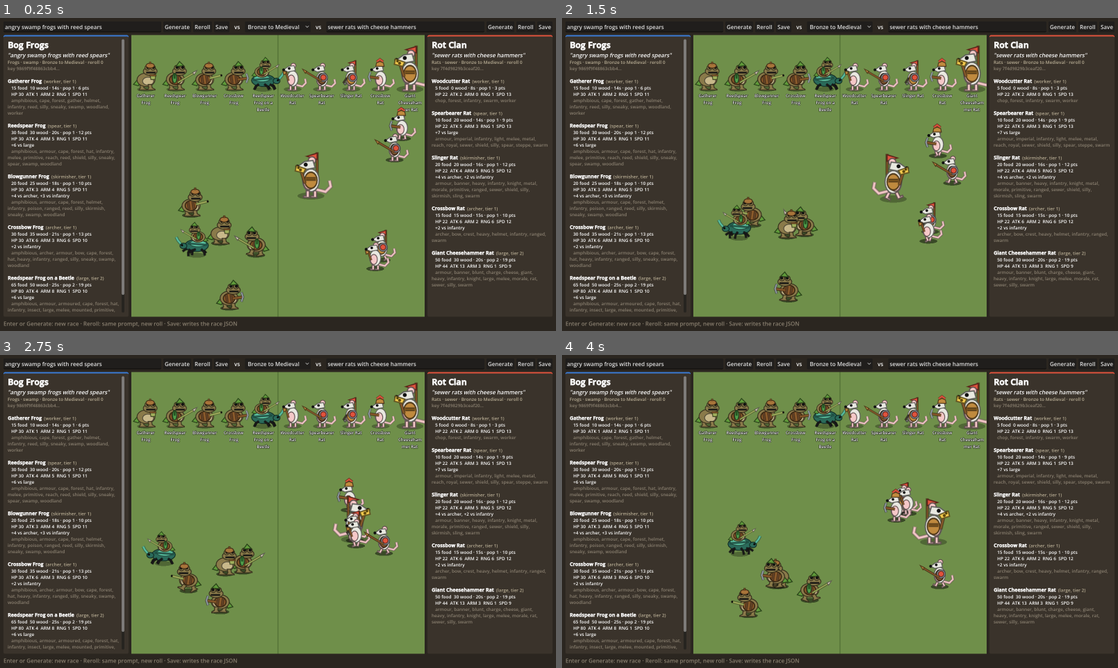
Above: before the commit, frames 1-4 (two rows, left to right).
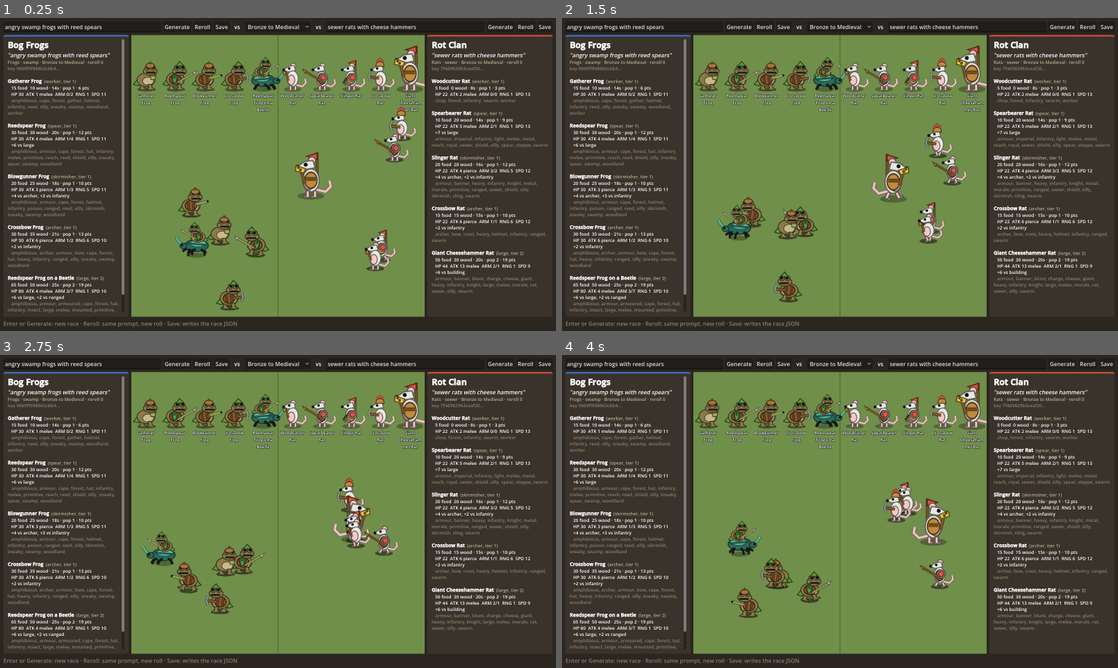
Above: after the commit, the same moments.

Repository: Casaide/age-of-anything
Game: Godot game, scene res://scenes/race_lab.tscn
Same seed, same stepped clock (60 frames per second), same inputs: the game is played once before the commit and once after it.
Inputs (mouse positions are in pixels of both pictures, inside the frame that each line leads up to):
- Up to frame 1 (0.25 s): no input
- Up to frame 2 (1.5 s): tap Enter at 0.5 s; move the mouse to (962, 158) at 0.52 s; hold D 0.53-1.25 s; tap Z at 0.6 s; click (962, 158) at 0.67 s; tap Space at 0.77, 1.07 s; drag from (728, 190) to (812, 237) at 1.27 s
- Up to frame 3 (2.75 s): move the mouse to (333, 442) at 2.02 s; hold D from 2.03 s (still down); tap F at 2.1 s
- Up to frame 4 (4 s): release D at 2.75 s; drag from (812, 574) to (673, 464) at 2.77 s; move the mouse to (1006, 558) at 3.52 s; hold A from 3.53 s (still down); tap 1 at 3.6 s; tap Space at 3.77 s

The runs differ from the first frame. In frame 1, 1.2% of the frame differs, in the area x 6-97%, y 23-91%; in frame 2, 1.2%; in frame 3, 1.2%; in frame 4, 1.2%.

Commit message:
Combat data: armour classes, damage types; leafier bug bushes
Parts carry armour per class ({melee, pierce, ...}), ranged weapons deal
pierce damage, blunt weapons get a building bonus, mount bodies a bonus
against ranged units; buildings get armour; rules gain a combat block.
Pricing sums armour and bonus per class. Bug bushes are clusters of
shaded leafy clumps with bugs on the sunny side.

Co-Authored-By: Claude Opus 5.5 <noreply@anthropic.com>

Diff:
--- a/data/buildings.json
+++ b/data/buildings.json
@@ -16,7 +16,11 @@
    "trains": [],
    "age": 1,
    "hotkey": "H",
-   "note": "pop +5 (or the race's house_pop)"
+   "note": "pop +5 (or the race's house_pop)",
+   "armour": {
+    "melee": 1,
+    "pierce": 6
+   }
   },
   "town_center": {
    "name": "Town Center",
@@ -38,7 +42,11 @@
    ],
    "age": 1,
    "hotkey": "C",
-   "note": "every player starts with one"
+   "note": "every player starts with one",
+   "armour": {
+    "melee": 2,
+    "pierce": 8
+   }
   }
  }
 }
--- a/data/parts.json
+++ b/data/parts.json
@@ -11,7 +11,10 @@
   "stats": {
    "hp": 30,
    "speed": 11,
-   "armour": 0
+   "armour": {
+    "melee": 0,
+    "pierce": 0
+   }
   },
   "shapes": [
    {
@@ -95,7 +98,10 @@
   "stats": {
    "hp": 22,
    "speed": 13,
-   "armour": 0
+   "armour": {
+    "melee": 0,
+    "pierce": 0
+   }
   },
   "shapes": [
    {
@@ -201,7 +207,10 @@
   "stats": {
    "hp": 28,
    "speed": 10,
-   "armour": 0
+   "armour": {
+    "melee": 0,
+    "pierce": 0
+   }
   },
   "shapes": [
    {
@@ -284,7 +293,13 @@
   "stats": {
    "hp": 26,
    "speed": 12,
-   "armour": 1
+   "armour": {
+    "melee": 1,
+    "pierce": 0
+   },
+   "bonus": {
+    "ranged": 2
+   }
   },
   "shapes": [
    {
@@ -426,7 +441,13 @@
   "stats": {
    "hp": 50,
    "speed": 10,
-   "armour": 3
+   "armour": {
+    "melee": 2,
+    "pierce": 3
+   },
+   "bonus": {
+    "ranged": 2
+   }
   },
   "shapes": [
    {
@@ -560,7 +581,13 @@
   "stats": {
    "hp": 45,
    "speed": 16,
-   "armour": 0
+   "armour": {
+    "melee": 0,
+    "pierce": 1
+   },
+   "bonus": {
+    "ranged": 3
+   }
   },
   "shapes": [
    {
@@ -705,7 +732,13 @@
   "stats": {
    "hp": 45,
    "speed": 16,
-   "armour": 0
+   "armour": {
+    "melee": 0,
+    "pierce": 1
+   },
+   "bonus": {
+    "ranged": 3
+   }
   },
   "shapes": [
    {
@@ -1623,7 +1656,10 @@
    "primitive"
   ],
   "stats": {
-   "attack": 6
+   "attack": 6,
+   "bonus": {
+    "building": 4
+   }
   },
   "points": 3,
   "cost_mix": {
@@ -1813,7 +1849,10 @@
   ],
   "stats": {
    "attack": 9,
-   "speed": -1
+   "speed": -1,
+   "bonus": {
+    "building": 6
+   }
   },
   "points": 6,
   "two_handed": true,
@@ -1930,7 +1969,8 @@
    "bonus": {
     "infantry": 2,
     "archer": 4
-   }
+   },
+   "damage": "pierce"
   },
   "points": 3,
   "cost_mix": {
@@ -1982,7 +2022,8 @@
    "bonus": {
     "infantry": 3,
     "archer": 4
-   }
+   },
+   "damage": "pierce"
   },
   "points": 3,
   "two_handed": true,
@@ -2051,7 +2092,8 @@
    "range": 6,
    "bonus": {
     "infantry": 2
-   }
+   },
+   "damage": "pierce"
   },
   "points": 4,
   "two_handed": true,
@@ -2112,7 +2154,8 @@
    "speed": -1,
    "bonus": {
     "infantry": 2
-   }
+   },
+   "damage": "pierce"
   },
   "points": 6,
   "era": [
@@ -2169,7 +2212,8 @@
   "stats": {
    "attack": 9,
    "range": 7,
-   "speed": -1
+   "speed": -1,
+   "damage": "pierce"
   },
   "points": 8,
   "era": [
@@ -2353,7 +2397,10 @@
    "woodland"
   ],
   "stats": {
-   "armour": 2
+   "armour": {
+    "melee": 0,
+    "pierce": 2
+   }
   },
   "points": 2,
   "shapes": [
@@ -2396,7 +2443,10 @@
    "metal"
   ],
   "stats": {
-   "armour": 2
+   "armour": {
+    "melee": 1,
+    "pierce": 1
+   }
   },
   "points": 2,
   "shapes": [
@@ -2430,7 +2480,10 @@
    "viking"
   ],
   "stats": {
-   "armour": 2
+   "armour": {
+    "melee": 1,
+    "pierce": 2
+   }
   },
   "points": 2,
   "shapes": [
@@ -2463,7 +2516,10 @@
    "knight"
   ],
   "stats": {
-   "armour": 3,
+   "armour": {
+    "melee": 1,
+    "pierce": 3
+   },
    "speed": -1
   },
   "points": 3,
@@ -2530,7 +2586,10 @@
    "woodland"
   ],
   "stats": {
-   "armour": 1
+   "armour": {
+    "melee": 0,
+    "pierce": 1
+   }
   },
   "points": 1,
   "shapes": [
@@ -2571,7 +2630,10 @@
    "crest"
   ],
   "stats": {
-   "armour": 2
+   "armour": {
+    "melee": 1,
+    "pierce": 1
+   }
   },
   "points": 2,
   "era": [
@@ -2634,7 +2696,10 @@
    "knight"
   ],
   "stats": {
-   "armour": 3
+   "armour": {
+    "melee": 2,
+    "pierce": 1
+   }
   },
   "points": 3,
   "era": [
@@ -2694,7 +2759,10 @@
    "saucepan"
   ],
   "stats": {
-   "armour": 2
+   "armour": {
+    "melee": 1,
+    "pierce": 1
+   }
   },
   "points": 2,
   "era": [
@@ -2740,7 +2808,10 @@
    "viking"
   ],
   "stats": {
-   "armour": 2
+   "armour": {
+    "melee": 1,
+    "pierce": 1
+   }
   },
   "points": 2,
   "shapes": [
@@ -2851,7 +2922,10 @@
    "light"
   ],
   "stats": {
-   "armour": 1
+   "armour": {
+    "melee": 1,
+    "pierce": 0
+   }
   },
   "points": 1,
   "shapes": [
@@ -2877,7 +2951,10 @@
    "heavy"
   ],
   "stats": {
-   "armour": 3,
+   "armour": {
+    "melee": 2,
+    "pierce": 1
+   },
    "speed": -1
   },
   "points": 3,
@@ -2923,7 +3000,10 @@
    "knight"
   ],
   "stats": {
-   "armour": 3,
+   "armour": {
+    "melee": 1,
+    "pierce": 2
+   },
    "speed": -1
   },
   "points": 3,
@@ -2987,7 +3067,10 @@
    "woodland"
   ],
   "stats": {
-   "armour": 2
+   "armour": {
+    "melee": 1,
+    "pierce": 1
+   }
   },
   "points": 2,
   "shapes": [
@@ -3046,7 +3129,10 @@
    "woodland"
   ],
   "stats": {
-   "armour": 1
+   "armour": {
+    "melee": 0,
+    "pierce": 1
+   }
   },
   "points": 1,
   "shapes": [
@@ -3387,7 +3473,8 @@
    "bonus": {
     "infantry": 2,
     "archer": 4
-   }
+   },
+   "damage": "pierce"
   },
   "points": 4,
   "era": [
@@ -3408,7 +3495,10 @@
    "roman"
   ],
   "stats": {
-   "armour": 4,
+   "armour": {
+    "melee": 1,
+    "pierce": 4
+   },
    "speed": -1
   },
   "points": 3,
@@ -3460,7 +3550,10 @@
    "phalanx"
   ],
   "stats": {
-   "armour": 3
+   "armour": {
+    "melee": 2,
+    "pierce": 2
+   }
   },
   "points": 3,
   "era": [
@@ -3497,7 +3590,10 @@
    "roman"
   ],
   "stats": {
-   "armour": 2
+   "armour": {
+    "melee": 1,
+    "pierce": 1
+   }
   },
   "points": 2,
   "era": [
@@ -3561,7 +3657,10 @@
    "greek"
   ],
   "stats": {
-   "armour": 2
+   "armour": {
+    "melee": 1,
+    "pierce": 1
+   }
   },
   "points": 2,
   "era": [
@@ -3633,7 +3732,10 @@
    "roman"
   ],
   "stats": {
-   "armour": 3,
+   "armour": {
+    "melee": 2,
+    "pierce": 1
+   },
    "speed": -1
   },
   "points": 3,
--- a/data/rules/anything.json
+++ b/data/rules/anything.json
@@ -59,5 +59,14 @@
    "wood": 24
   },
   "queue_max": 5
+ },
+ "combat": {
+  "min_damage": 1,
+  "melee_reload": 20,
+  "ranged_reload": 30,
+  "melee_reach": 150,
+  "sight": 6000,
+  "acquire_every": 10,
+  "note": "ticks at 20 Hz; distances in milli-tiles. Damage = max(min_damage, sum over attack classes the target has of max(0, attack - armour))."
  }
 }
--- a/data/rules/bronze.json
+++ b/data/rules/bronze.json
@@ -57,5 +57,14 @@
    "wood": 24
   },
   "queue_max": 5
+ },
+ "combat": {
+  "min_damage": 1,
+  "melee_reload": 20,
+  "ranged_reload": 30,
+  "melee_reach": 150,
+  "sight": 6000,
+  "acquire_every": 10,
+  "note": "ticks at 20 Hz; distances in milli-tiles. Damage = max(min_damage, sum over attack classes the target has of max(0, attack - armour))."
  }
 }
--- a/data/rules/default.json
+++ b/data/rules/default.json
@@ -58,5 +58,14 @@
    "wood": 24
   },
   "queue_max": 5
+ },
+ "combat": {
+  "min_damage": 1,
+  "melee_reload": 20,
+  "ranged_reload": 30,
+  "melee_reach": 150,
+  "sight": 6000,
+  "acquire_every": 10,
+  "note": "ticks at 20 Hz; distances in milli-tiles. Damage = max(min_damage, sum over attack classes the target has of max(0, attack - armour))."
  }
 }
--- a/scenes/art_pixel/prop_models.gd
+++ b/scenes/art_pixel/prop_models.gd
@@ -36,29 +36,41 @@
 	return n
 
 
-## A bug bush: a few lumpy foliage masses (authored leaf texture), some edge
-## leaves breaking the silhouette, and red bugs crawling on top.
+## A bug bush: a cluster of small leafy clumps, dark and olive underneath and lit on
+## top, with leaf cards fringing the outline (so it isn't a smooth cushion) and clusters
+## of red bugs on the sunny side. Size varies with the seed.
 func bug_bush(seed_value: int) -> Node3D:
 	rng.seed = seed_value
 	var n := Node3D.new()
-	var foliage := um.surf("foliage", Color(1, 1, 1), 0.35)
-	var lumps := [[Vector3(0, 0.24, 0), Vector3(0.3, 0.24, 0.3)]]
-	for k in 5:
-		var a := TAU * k / 5.0 + rng.randf_range(-0.4, 0.4)
-		var r := rng.randf_range(0.14, 0.2)
-		lumps.append([Vector3(cos(a) * 0.2, rng.randf_range(0.14, 0.3), sin(a) * 0.2), Vector3(r, r * 0.85, r)])
-	for l in lumps:
-		n.add_child(um.blob(l[1], foliage, l[0]))
-	var tints := [Color(1, 1, 1), Color(0.8, 0.92, 0.72), Color(0.9, 1.0, 0.8)]
-	for k in 22:
-		var l: Array = lumps[1 + k % 5]
-		var d := Vector3(rng.randf_range(-1, 1), rng.randf_range(-0.1, 0.8), rng.randf_range(-1, 1)).normalized()
-		var pos := UnitModels.on_surface(l[0], l[1], d, -0.01)
-		n.add_child(um.decal("leaf", 0.11, 0.15, pos + d * 0.05, (d + Vector3.UP * 0.6).normalized(), true, d, tints[k % tints.size()]))
-	for k in 6:
-		var d := Vector3(rng.randf_range(-0.8, 0.8), 1.0, rng.randf_range(-0.3, 1)).normalized()
-		var l: Array = lumps[k % lumps.size()]
-		n.add_child(um.decal("ladybird", 0.15, 0.15, UnitModels.on_surface(l[0], l[1], d, 0.012), d, false, Vector3(rng.randf_range(-1, 1), 0, 1).normalized()))
+	var size := rng.randf_range(0.8, 1.15)
+	var clumps := []
+	for k in 11:
+		var a := rng.randf() * TAU
+		var d := rng.randf_range(0.0, 0.26) * size
+		var h := rng.randf_range(0.1, 0.36) * size
+		var r := rng.randf_range(0.1, 0.16) * size
+		clumps.append([Vector3(cos(a) * d, h, sin(a) * d), Vector3(r, r * 0.85, r)])
+	clumps.sort_custom(func(x, y): return x[0].y < y[0].y)
+	for k in clumps.size():
+		var c: Array = clumps[k]
+		# Low clumps sit in shade, high ones catch the light: the bush gets a real volume.
+		var lift: float = clampf(c[0].y / (0.36 * size), 0.0, 1.0)
+		var tint := Color(0.52, 0.6, 0.42).lerp(Color(0.86, 0.92, 0.66), lift)
+		n.add_child(um.blob(c[1], um.surf("foliage", tint, 0.3), c[0]))
+	# Leaves fringing the outline: pushed out from the clumps, pointing outward.
+	var leaf_tints := [Color(0.7, 0.8, 0.55), Color(0.85, 0.9, 0.62), Color(0.6, 0.7, 0.5)]
+	for k in 34:
+		var c: Array = clumps[rng.randi() % clumps.size()]
+		var d := Vector3(rng.randf_range(-1, 1), rng.randf_range(-0.2, 1.0), rng.randf_range(-1, 1)).normalized()
+		var at := UnitModels.on_surface(c[0], c[1], d, 0.02)
+		n.add_child(um.decal("leaf", 0.09 * size, 0.12 * size, at, (d + Vector3.UP * 0.4).normalized(), true, d, leaf_tints[k % 3]))
+	# Bugs in little groups on the lit top, facing the sun.
+	for g in 3:
+		var c: Array = clumps[clumps.size() - 1 - g * 2]
+		var base_d := Vector3(rng.randf_range(-0.6, 0.6), 1.0, rng.randf_range(0.0, 0.9)).normalized()
+		for k in 3:
+			var d := (base_d + Vector3(rng.randf_range(-0.35, 0.35), 0, rng.randf_range(-0.35, 0.35))).normalized()
+			n.add_child(um.decal("ladybird", 0.14 * size, 0.14 * size, UnitModels.on_surface(c[0], c[1], d, 0.015), d, false, Vector3(rng.randf_range(-1, 1), 0, 1).normalized()))
 	return n
 
 
--- a/scenes/race_lab.gd
+++ b/scenes/race_lab.gd
@@ -156,7 +156,7 @@
 		var e: Dictionary = u.eval
 		t += "[b]%s[/b]  [color=%s](%s, tier %d)[/color]\n" % [_esc(r.name), TEXT_DIM, r.role, r.tier]
 		t += "   %d food  %d wood · %ds · pop %d · %d pts\n" % [e.cost.food, e.cost.wood, e.train_time, e.pop, e.points]
-		t += "   HP %d  ATK %d  ARM %d  RNG %d  SPD %d\n" % [e.hp, e.attack, e.armour, e["range"], e.speed]
+		t += "   HP %d  ATK %d %s  ARM %d/%d  RNG %d  SPD %d\n" % [e.hp, e.attack, e.damage, e.armour.melee, e.armour.pierce, e["range"], e.speed]
 		if not e.bonus.is_empty():
 			var keys: Array = e.bonus.keys()
 			keys.sort()
--- a/src/pricing.gd
+++ b/src/pricing.gd
@@ -19,11 +19,14 @@
 		gear.append(lib.part(recipe.parts[slot]))
 
 	var hp := int(body.stats.get("hp", 0))
-	var armour := int(body.stats.get("armour", 0))
+	var armour := {"melee": 0, "pierce": 0}   # armour per class (see rules.combat)
+	_add_classes(armour, body.stats.get("armour", {}))
 	var speed := int(body.stats.get("speed", 10))
 	var attack := 0
 	var reach := 1
 	var bonus := {}
+	_add_classes(bonus, body.stats.get("bonus", {}))
+	var damage := "melee"
 	var tags := {}
 	var points := int(body.points)
 	var mix := {"food": 0, "wood": 0}
@@ -34,12 +37,13 @@
 	for p in gear:
 		var s: Dictionary = p.stats
 		hp += int(s.get("hp", 0))
-		armour += int(s.get("armour", 0))
+		_add_classes(armour, s.get("armour", {}))
 		speed += int(s.get("speed", 0))
 		attack += int(s.get("attack", 0))
 		reach = maxi(reach, int(s.get("range", 1)))
-		for k in s.get("bonus", {}):
-			bonus[k] = int(bonus.get(k, 0)) + int(s.bonus[k])
+		if s.has("damage"):
+			damage = s.damage
+		_add_classes(bonus, s.get("bonus", {}))
 		for t in p.tags:
 			tags[t] = true
 		points += int(p.points)
@@ -49,7 +53,8 @@
 		var mount_body: Dictionary = lib.part(lib.creatures[recipe.mount.creature].body)
 		var ms: Dictionary = mount_body.stats
 		hp += int(ms.get("hp", 0))
-		armour += int(ms.get("armour", 0))
+		_add_classes(armour, ms.get("armour", {}))
+		_add_classes(bonus, ms.get("bonus", {}))
 		speed += int(ms.get("speed", 10)) - int(body.stats.get("speed", 10))
 		points += int(mount_body.points)
 		_add_mix(mix, mount_body, MOUNT_MIX)
@@ -94,6 +99,7 @@
 	return {
 		"hp": maxi(1, hp),
 		"attack": maxi(1, attack),
+		"damage": damage,
 		"armour": armour,
 		"range": reach,
 		"speed": maxi(4, speed),
@@ -106,6 +112,12 @@
 	}
 
 
+## Sum per-class numbers (armour or bonus), e.g. {"melee": 1, "pierce": 2, "large": 3}.
+static func _add_classes(into: Dictionary, add: Dictionary) -> void:
+	for k in add:
+		into[k] = int(into.get(k, 0)) + int(add[k])
+
+
 static func _add_mix(mix: Dictionary, p: Dictionary, fallback: Dictionary) -> void:
 	var m: Dictionary = p.get("cost_mix", fallback)
 	var pts := int(p.points)
--- a/tests/print_races.gd
+++ b/tests/print_races.gd
@@ -20,5 +20,5 @@
 			print("   note: ", n)
 		for u in race.units:
 			var e: Dictionary = u.eval
-			print("   %-38s %3dF %3dW  hp %3d atk %2d arm %2d rng %d spd %2d  %s" % [u.recipe.name, e.cost.food, e.cost.wood, e.hp, e.attack, e.armour, e["range"], e.speed, u.recipe.parts.values()])
+			print("   %-38s %3dF %3dW  hp %3d atk %2d arm %d/%d rng %d spd %2d  %s" % [u.recipe.name, e.cost.food, e.cost.wood, e.hp, e.attack, e.armour.melee, e.armour.pierce, e["range"], e.speed, u.recipe.parts.values()])
 	quit()
Not shown, added: assets/art/textures/bld_brick.svg.import
Not shown, added: assets/art/textures/bld_daub.svg.import
Not shown, added: assets/art/textures/bld_felt.svg.import
Not shown, added: assets/art/textures/bld_plaster.svg.import
Not shown, added: assets/art/textures/bld_stone.svg.import
Not shown, added: assets/art/textures/bld_tiles.svg.import
Not shown, added: assets/art/textures/bld_tin.svg.import
Not shown, added: assets/art/textures/bld_wood.svg.import
Not shown, added: assets/art/textures/chitin.svg.import
Not shown, added: assets/art/textures/cloth.svg.import
Not shown, added: assets/art/textures/foliage.svg.import
Not shown, added: assets/art/textures/hide.svg.import
(and 11 more such lines)
